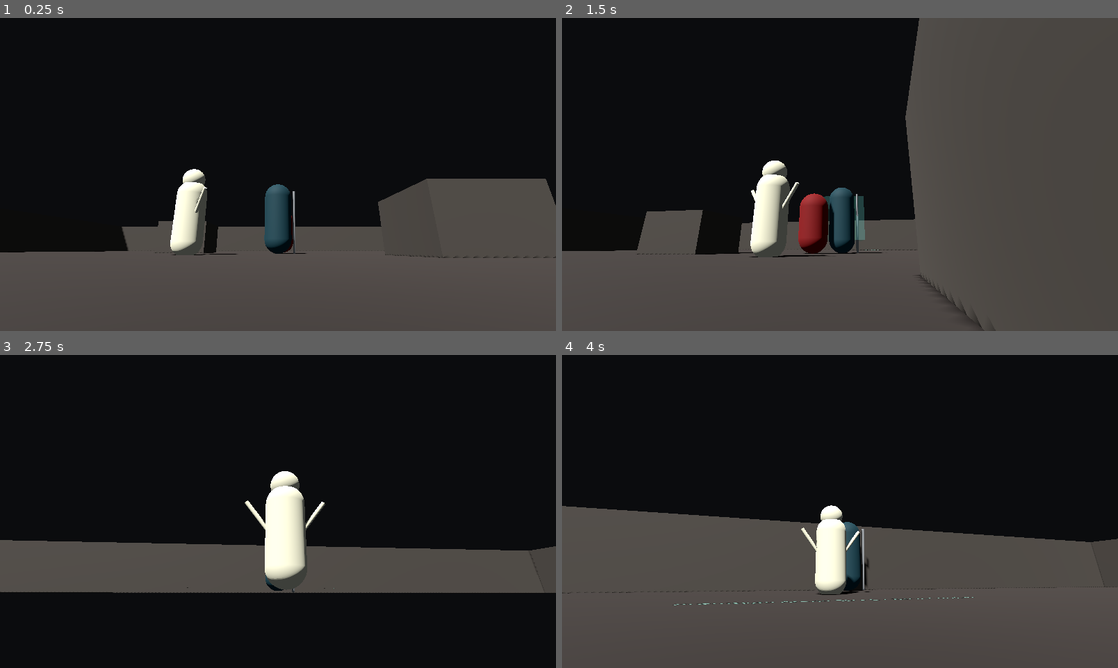
Above: before the commit, frames 1-4 (two rows, left to right).
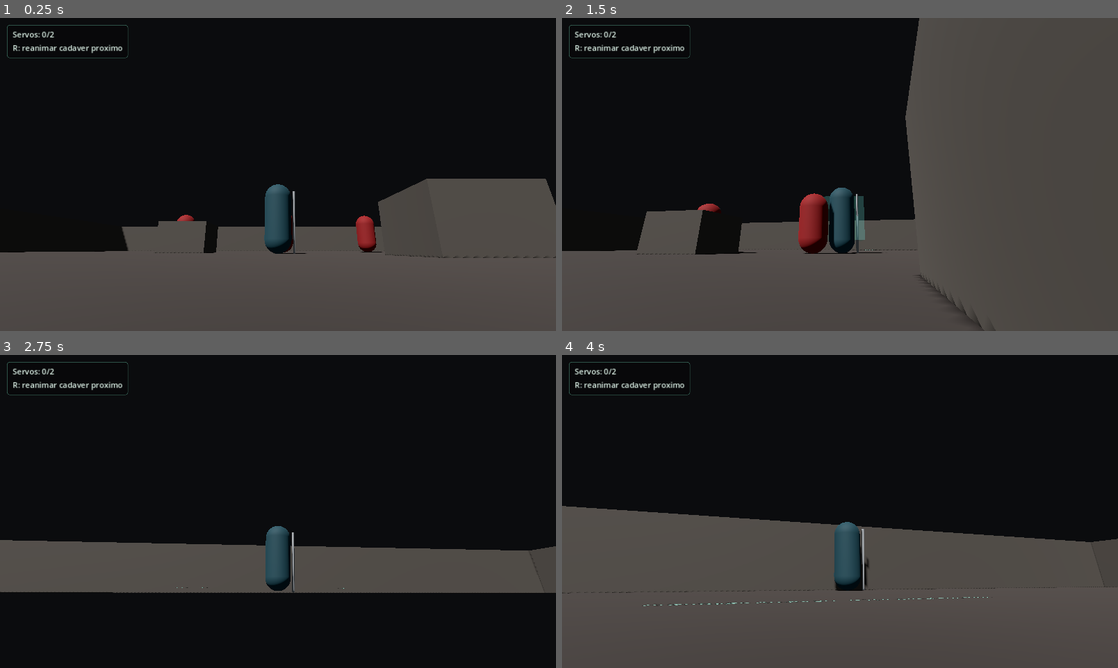
Above: after the commit, the same moments.

Repository: jefbarros/necromante-dos-tres-reinos
Game: Godot game, scene res://scenes/world/PrototypeArena3D.tscn
Same seed, same stepped clock (60 frames per second), same inputs: the game is played once before the commit and once after it. This scene is started directly instead of the project's main scene.
Inputs (mouse positions are in pixels of both pictures, inside the frame that each line leads up to):
- Up to frame 1 (0.25 s): no input
- Up to frame 2 (1.5 s): tap Enter at 0.5 s; move the mouse to (867, 174) at 0.52 s; hold W (move_forward) from 0.53 s (still down); tap R (raise_skeleton, bound only after the commit) at 0.6 s; click (867, 174) at 0.67 s; move the mouse to (812, 174) at 1.27 s; click (812, 174) at 1.35 s
- Up to frame 3 (2.75 s): keep holding W (move_forward); tap R (raise_skeleton, bound only after the commit) at 1.55, 2.3 s; move the mouse to (289, 505) at 2.02 s; tap 1 (basic_attack) at 2.1 s
- Up to frame 4 (4 s): keep holding W (move_forward); move the mouse to (834, 517) at 2.77 s; tap Space (dodge) at 2.85 s; click (834, 517) at 2.92 s; tap R (raise_skeleton, bound only after the commit) at 3.05, 3.8 s; move the mouse to (878, 514) at 3.52 s; hold Shift (sprint) from 3.53 s (still down)

The runs differ from the first frame. In frame 1, 2.0% of the frame differs, in the area x 1-69%, y 2-76%; in frame 2, 2.1%; in frame 3, 2.9%, in the area x 1-62%, y 2-75%; in frame 4, 2.1%.

Commit message:
feat(godot): add first real skeleton summon

Diff:
--- a/godot/project.godot
+++ b/godot/project.godot
@@ -62,6 +62,10 @@
 "deadzone": 0.5,
 "events": [Object(InputEventKey,"resource_local_to_scene":false,"device":-1,"window_id":0,"alt_pressed":false,"shift_pressed":false,"ctrl_pressed":false,"meta_pressed":false,"pressed":false,"keycode":32,"physical_keycode":0,"key_label":0,"unicode":0,"location":0,"echo":false,"script":null)]
 }
+raise_skeleton={
+"deadzone": 0.5,
+"events": [Object(InputEventKey,"resource_local_to_scene":false,"device":-1,"window_id":0,"alt_pressed":false,"shift_pressed":false,"ctrl_pressed":false,"meta_pressed":false,"pressed":false,"keycode":82,"physical_keycode":0,"key_label":0,"unicode":0,"location":0,"echo":false,"script":null)]
+}
 
 [rendering]
 
--- /dev/null
+++ b/godot/scenes/necromancy/Corpse3D.tscn
@@ -0,0 +1,38 @@
+[gd_scene load_steps=6 format=3]
+
+[ext_resource type="Script" path="res://scripts/necromancy/Corpse3D.gd" id="1_corpse"]
+
+[sub_resource type="BoxMesh" id="BoxMesh_corpse"]
+size = Vector3(1.05, 0.22, 0.7)
+
+[sub_resource type="StandardMaterial3D" id="StandardMaterial3D_corpse"]
+albedo_color = Color(0.09, 0.085, 0.08, 1)
+roughness = 0.95
+
+[sub_resource type="SphereShape3D" id="SphereShape3D_raise_area"]
+radius = 2.0
+
+[sub_resource type="BoxShape3D" id="BoxShape3D_corpse"]
+size = Vector3(1.05, 0.22, 0.7)
+
+[node name="Corpse3D" type="Node3D" groups=["corpse"]]
+script = ExtResource("1_corpse")
+
+[node name="Body" type="MeshInstance3D" parent="."]
+position = Vector3(0, 0.11, 0)
+rotation = Vector3(0.0, 0.35, 0.0)
+mesh = SubResource("BoxMesh_corpse")
+surface_material_override/0 = SubResource("StandardMaterial3D_corpse")
+
+[node name="RaiseArea3D" type="Area3D" parent="."]
+collision_layer = 16
+collision_mask = 1
+monitoring = true
+monitorable = false
+
+[node name="CollisionShape3D" type="CollisionShape3D" parent="RaiseArea3D"]
+shape = SubResource("SphereShape3D_raise_area")
+
+[node name="BodyCollisionShape3D" type="CollisionShape3D" parent="."]
+position = Vector3(0, 0.11, 0)
+shape = SubResource("BoxShape3D_corpse")
--- a/godot/scenes/player/Player3D.tscn
+++ b/godot/scenes/player/Player3D.tscn
@@ -1,8 +1,9 @@
-[gd_scene load_steps=10 format=3]
+[gd_scene load_steps=11 format=3]
 
 [ext_resource type="Script" path="res://scripts/player/PlayerController3D.gd" id="1_controller"]
 [ext_resource type="Material" path="res://assets/materials/player_placeholder.tres" id="2_material"]
 [ext_resource type="Script" path="res://scripts/combat/Hitbox3D.gd" id="3_hitbox"]
+[ext_resource type="Script" path="res://scripts/necromancy/RaiseSkeletonSkill.gd" id="4_raise_skill"]
 
 [sub_resource type="CapsuleShape3D" id="CapsuleShape3D_player"]
 radius = 0.35
@@ -71,3 +72,6 @@
 [node name="AttackPreview" type="MeshInstance3D" parent="BasicAttackHitbox"]
 mesh = SubResource("BoxMesh_attack")
 surface_material_override/0 = SubResource("StandardMaterial3D_attack")
+
+[node name="RaiseSkeletonSkill" type="Node" parent="."]
+script = ExtResource("4_raise_skill")
--- a/godot/scenes/summons/SkeletonServant3D.tscn
+++ b/godot/scenes/summons/SkeletonServant3D.tscn
@@ -1,7 +1,8 @@
-[gd_scene load_steps=7 format=3]
+[gd_scene load_steps=8 format=3]
 
 [ext_resource type="Script" path="res://scripts/summons/SkeletonServant3D.gd" id="1_servant"]
 [ext_resource type="Material" path="res://assets/materials/skeleton_servant.tres" id="2_material"]
+[ext_resource type="Script" path="res://scripts/combat/HealthComponent.gd" id="3_health"]
 
 [sub_resource type="CapsuleShape3D" id="CapsuleShape3D_servant"]
 radius = 0.3
@@ -50,3 +51,7 @@
 rotation = Vector3(0, 0, -0.65)
 mesh = SubResource("CylinderMesh_bone")
 surface_material_override/0 = ExtResource("2_material")
+
+[node name="HealthComponent" type="Node" parent="."]
+script = ExtResource("3_health")
+max_health = 35.0
--- /dev/null
+++ b/godot/scenes/ui/PrototypeHUD.tscn
@@ -0,0 +1,46 @@
+[gd_scene load_steps=4 format=3]
+
+[ext_resource type="Script" path="res://scripts/ui/PrototypeHUD.gd" id="1_hud"]
+
+[sub_resource type="StyleBoxFlat" id="StyleBoxFlat_panel"]
+bg_color = Color(0.025, 0.027, 0.034, 0.72)
+border_width_left = 1
+border_width_top = 1
+border_width_right = 1
+border_width_bottom = 1
+border_color = Color(0.3, 0.56, 0.48, 0.8)
+corner_radius_top_left = 6
+corner_radius_top_right = 6
+corner_radius_bottom_right = 6
+corner_radius_bottom_left = 6
+
+[sub_resource type="LabelSettings" id="LabelSettings_small"]
+font_size = 18
+font_color = Color(0.86, 0.94, 0.9, 1)
+
+[node name="PrototypeHUD" type="CanvasLayer"]
+script = ExtResource("1_hud")
+
+[node name="Panel" type="PanelContainer" parent="."]
+offset_left = 16.0
+offset_top = 16.0
+offset_right = 292.0
+offset_bottom = 86.0
+theme_override_styles/panel = SubResource("StyleBoxFlat_panel")
+
+[node name="MarginContainer" type="MarginContainer" parent="Panel"]
+theme_override_constants/margin_left = 12
+theme_override_constants/margin_top = 8
+theme_override_constants/margin_right = 12
+theme_override_constants/margin_bottom = 8
+
+[node name="VBoxContainer" type="VBoxContainer" parent="Panel/MarginContainer"]
+theme_override_constants/separation = 4
+
+[node name="SummonLabel" type="Label" parent="Panel/MarginContainer/VBoxContainer"]
+label_settings = SubResource("LabelSettings_small")
+text = "Servos: 0/2"
+
+[node name="HintLabel" type="Label" parent="Panel/MarginContainer/VBoxContainer"]
+label_settings = SubResource("LabelSettings_small")
+text = "R: reanimar cadaver proximo"
--- a/godot/scenes/world/PrototypeArena3D.tscn
+++ b/godot/scenes/world/PrototypeArena3D.tscn
@@ -3,7 +3,7 @@
 [ext_resource type="PackedScene" path="res://scenes/player/Player3D.tscn" id="1_player"]
 [ext_resource type="PackedScene" path="res://scenes/camera/ThirdPersonCameraRig.tscn" id="2_camera"]
 [ext_resource type="PackedScene" path="res://scenes/enemies/EnemyDummy3D.tscn" id="3_enemy"]
-[ext_resource type="PackedScene" path="res://scenes/summons/SkeletonServant3D.tscn" id="4_servant"]
+[ext_resource type="PackedScene" path="res://scenes/ui/PrototypeHUD.tscn" id="4_hud"]
 [ext_resource type="Material" path="res://assets/materials/arena_floor.tres" id="5_floor_material"]
 
 [sub_resource type="Environment" id="Environment_arena"]
@@ -55,8 +55,7 @@
 position = Vector3(0, 0.04, -8.2)
 rotation = Vector3(-1.5708, 0, 0)
 modulate = Color(0.58, 0.78, 0.72, 1)
-text = "Prototype Arena 3D - G2 Foundation"
-text = "Prototype Arena 3D - G2 Basic Combat"
+text = "Prototype Arena 3D - G3 First Real Summon"
 font_size = 36
 outline_size = 4
 
@@ -155,6 +154,10 @@
 [node name="EnemyDummy3D" parent="." instance=ExtResource("3_enemy")]
 position = Vector3(0, 0, -2.8)
 
-[node name="SkeletonServant3D" parent="." instance=ExtResource("4_servant")]
-position = Vector3(-2.2, 0, 1.8)
-owner_path = NodePath("../Player3D")
+[node name="EnemyDummy3D2" parent="." instance=ExtResource("3_enemy")]
+position = Vector3(3.7, 0, -4.4)
+
+[node name="EnemyDummy3D3" parent="." instance=ExtResource("3_enemy")]
+position = Vector3(-4.2, 0, -4.1)
+
+[node name="PrototypeHUD" parent="." instance=ExtResource("4_hud")]
--- a/godot/scripts/enemies/EnemyDummy3D.gd
+++ b/godot/scripts/enemies/EnemyDummy3D.gd
@@ -4,10 +4,12 @@
 @export var patrol_radius: float = 0.75
 @export var patrol_speed: float = 0.75
 @export var gravity: float = 24.0
+@export var corpse_scene: PackedScene = preload("res://scenes/necromancy/Corpse3D.tscn")
 
 var _spawn_position: Vector3
 var _time: float = 0.0
 var _dead: bool = false
+var _corpse_spawned: bool = false
 var _alive_material: Material
 
 @onready var _health_component: Node = $HealthComponent
@@ -54,6 +56,10 @@
 		_health_component.call("take_damage", amount)
 
 
+func is_dead() -> bool:
+	return _dead
+
+
 func _on_damaged(amount: float, source: Node) -> void:
 	print("EnemyDummy3D received %.1f damage. Health: %.1f/%.1f" % [
 		amount,
@@ -68,7 +74,11 @@
 
 
 func _die() -> void:
+	if _dead:
+		return
+
 	_dead = true
+	remove_from_group("enemy")
 	set_physics_process(false)
 	velocity = Vector3.ZERO
 	collision_layer = 0
@@ -82,8 +92,26 @@
 	corpse_material.roughness = 0.95
 	_body.set_surface_override_material(0, corpse_material)
 
-	# TODO G3: permitir que cadaver seja usado para primeira invocacao real.
 	print("EnemyDummy died")
+	_spawn_corpse()
+	hide()
+
+
+func _spawn_corpse() -> void:
+	if _corpse_spawned or corpse_scene == null:
+		return
+
+	_corpse_spawned = true
+	var corpse := corpse_scene.instantiate() as Node3D
+	if corpse == null:
+		return
+
+	var spawn_parent := get_parent()
+	if spawn_parent == null:
+		spawn_parent = get_tree().current_scene
+	spawn_parent.add_child(corpse)
+	corpse.global_position = global_position
+	print("Corpse spawned")
 
 
 func _flash_damage() -> void:
--- /dev/null
+++ b/godot/scripts/necromancy/Corpse3D.gd
@@ -0,0 +1,37 @@
+extends Node3D
+class_name Corpse3D
+
+@export var summon_scene: PackedScene = preload("res://scenes/summons/SkeletonServant3D.tscn")
+@export var usable: bool = true
+@export var corpse_lifetime: float = 60.0
+
+var _consumed: bool = false
+
+
+func _ready() -> void:
+	add_to_group("corpse")
+	if corpse_lifetime > 0.0:
+		get_tree().create_timer(corpse_lifetime).timeout.connect(_on_lifetime_expired)
+
+
+func can_raise() -> bool:
+	return usable and not _consumed
+
+
+func consume() -> void:
+	if _consumed:
+		return
+
+	_consumed = true
+	usable = false
+	remove_from_group("corpse")
+	queue_free()
+
+
+func get_raise_position() -> Vector3:
+	return global_position
+
+
+func _on_lifetime_expired() -> void:
+	if not _consumed:
+		queue_free()
--- /dev/null
+++ b/godot/scripts/necromancy/RaiseSkeletonSkill.gd
@@ -0,0 +1,87 @@
+extends Node
+class_name RaiseSkeletonSkill
+
+const RESULT_RAISED := "raised"
+const RESULT_NO_CORPSE := "no_corpse"
+const RESULT_LIMIT_REACHED := "limit_reached"
+const RESULT_MISSING_SCENE := "missing_scene"
+
+@export var summon_scene: PackedScene = preload("res://scenes/summons/SkeletonServant3D.tscn")
+@export var raise_radius: float = 4.0
+@export var max_active_summons: int = 2
+@export var summon_spawn_offset: Vector3 = Vector3(0.9, 0.0, 0.45)
+
+var active_summons: Array[Node3D] = []
+
+
+func try_raise_skeleton() -> String:
+	cleanup_invalid_summons()
+	if active_summons.size() >= max_active_summons:
+		return RESULT_LIMIT_REACHED
+
+	var corpse := find_nearest_corpse()
+	if corpse == null:
+		return RESULT_NO_CORPSE
+
+	var scene_to_spawn := summon_scene
+	if corpse.get("summon_scene") is PackedScene:
+		scene_to_spawn = corpse.get("summon_scene")
+	if scene_to_spawn == null:
+		return RESULT_MISSING_SCENE
+
+	var summon := scene_to_spawn.instantiate() as Node3D
+	if summon == null:
+		return RESULT_MISSING_SCENE
+
+	var player := get_parent() as Node3D
+	var spawn_parent := player.get_parent() if player != null and player.get_parent() != null else get_tree().current_scene
+	if spawn_parent == null:
+		spawn_parent = get_tree().root
+
+	spawn_parent.add_child(summon)
+	var raise_position := corpse.global_position
+	if corpse.has_method("get_raise_position"):
+		raise_position = corpse.call("get_raise_position")
+	summon.global_position = raise_position + summon_spawn_offset
+	if player != null:
+		summon.set("owner_node", player)
+		summon.set("owner_path", summon.get_path_to(player))
+
+	active_summons.append(summon)
+	if corpse.has_method("consume"):
+		corpse.call("consume")
+	return RESULT_RAISED
+
+
+func find_nearest_corpse() -> Node3D:
+	var player := get_parent() as Node3D
+	if player == null:
+		return null
+
+	var nearest: Node3D = null
+	var nearest_distance := raise_radius
+	for corpse in get_tree().get_nodes_in_group("corpse"):
+		var corpse_node := corpse as Node3D
+		if corpse_node == null or not is_instance_valid(corpse_node):
+			continue
+		if corpse_node.has_method("can_raise") and not corpse_node.can_raise():
+			continue
+
+		var distance := player.global_position.distance_to(corpse_node.global_position)
+		if distance <= nearest_distance:
+			nearest = corpse_node
+			nearest_distance = distance
+
+	return nearest
+
+
+func get_active_summons() -> int:
+	cleanup_invalid_summons()
+	return active_summons.size()
+
+
+func cleanup_invalid_summons() -> void:
+	for index in range(active_summons.size() - 1, -1, -1):
+		var summon := active_summons[index]
+		if summon == null or not is_instance_valid(summon) or not summon.is_inside_tree():
+			active_summons.remove_at(index)
--- a/godot/scripts/player/PlayerController3D.gd
+++ b/godot/scripts/player/PlayerController3D.gd
@@ -22,6 +22,7 @@
 var _attack_cooldown_timer: float = 0.0
 
 @onready var _attack_hitbox: Node3D = get_node_or_null("BasicAttackHitbox") as Node3D
+@onready var _raise_skeleton_skill: Node = get_node_or_null("RaiseSkeletonSkill")
 
 
 func _ready() -> void:
@@ -69,6 +70,9 @@
 
 	if Input.is_action_just_pressed("attack_primary"):
 		_start_basic_attack()
+
+	if Input.is_action_just_pressed("raise_skeleton"):
+		_try_raise_skeleton()
 
 	if _dodge_timer > 0.0:
 		_dodge_timer -= delta
@@ -118,6 +122,21 @@
 		_attack_hitbox.call("set_active", false)
 
 
+func _try_raise_skeleton() -> void:
+	if _raise_skeleton_skill == null or not _raise_skeleton_skill.has_method("try_raise_skeleton"):
+		print("No corpse nearby")
+		return
+
+	var result := String(_raise_skeleton_skill.call("try_raise_skeleton"))
+	match result:
+		"raised":
+			print("Skeleton raised")
+		"limit_reached":
+			print("Summon limit reached")
+		_:
+			print("No corpse nearby")
+
+
 func _get_camera_relative_direction(input_vector: Vector2) -> Vector3:
 	if input_vector == Vector2.ZERO:
 		return Vector3.ZERO
@@ -145,6 +164,7 @@
 	_add_key_action("move_right", KEY_D)
 	_add_key_action("sprint", KEY_SHIFT)
 	_add_key_action("dodge", KEY_SPACE)
+	_add_key_action("raise_skeleton", KEY_R)
 	_add_mouse_button_action("attack_primary", MOUSE_BUTTON_LEFT)
 
 
--- a/godot/scripts/summons/SkeletonServant3D.gd
+++ b/godot/scripts/summons/SkeletonServant3D.gd
@@ -1,20 +1,47 @@
 extends CharacterBody3D
+
+enum State {
+	FOLLOW_OWNER,
+	CHASE_TARGET,
+	ATTACK_TARGET,
+	DEAD,
+}
 
 @export var follow_distance: float = 2.2
 @export var move_speed: float = 4.2
 @export var acceleration: float = 12.0
 @export var gravity: float = 24.0
+@export var aggro_range: float = 6.0
+@export var attack_range: float = 1.35
+@export var attack_damage: float = 10.0
+@export var attack_cooldown: float = 0.9
+@export var max_health: float = 35.0
 @export var owner_path: NodePath
 
 var owner_node: Node3D
+var state: int = State.FOLLOW_OWNER
+var _target: Node3D
+var _attack_cooldown_timer: float = 0.0
+
+@onready var _health_component: Node = $HealthComponent
+@onready var _collision_shape: CollisionShape3D = $CollisionShape3D
 
 
 func _ready() -> void:
 	add_to_group("summon")
 	_resolve_owner()
+	_health_component.set("max_health", max_health)
+	_health_component.set("current_health", max_health)
+	if _health_component.has_signal("died"):
+		_health_component.connect("died", Callable(self, "_on_died"))
 
 
 func _physics_process(delta: float) -> void:
+	if state == State.DEAD:
+		return
+
+	_attack_cooldown_timer = maxf(_attack_cooldown_timer - delta, 0.0)
+
 	if owner_node == null or not is_instance_valid(owner_node):
 		_resolve_owner()
 		if owner_node == null:
@@ -25,6 +52,22 @@
 	else:
 		velocity.y = minf(velocity.y, 0.0)
 
+	_update_target()
+
+	if _target != null:
+		var target_distance := _flat_distance_to(_target.global_position)
+		if target_distance <= attack_range:
+			state = State.ATTACK_TARGET
+			_attack_target()
+			_apply_horizontal_velocity(Vector3.ZERO, delta)
+		else:
+			state = State.CHASE_TARGET
+			_move_toward_position(_target.global_position, delta)
+
+		move_and_slide()
+		return
+
+	state = State.FOLLOW_OWNER
 	var to_owner := owner_node.global_position - global_position
 	to_owner.y = 0.0
 	var distance := to_owner.length()
@@ -40,6 +83,14 @@
 	move_and_slide()
 
 
+func receive_damage(amount: float) -> void:
+	if state == State.DEAD:
+		return
+
+	if _health_component.has_method("take_damage"):
+		_health_component.call("take_damage", amount, self)
+
+
 func _resolve_owner() -> void:
 	if owner_path != NodePath():
 		owner_node = get_node_or_null(owner_path) as Node3D
@@ -47,3 +98,85 @@
 			return
 
 	owner_node = get_tree().get_first_node_in_group("player") as Node3D
+
+
+func _update_target() -> void:
+	if _is_valid_enemy(_target) and _flat_distance_to(_target.global_position) <= aggro_range:
+		return
+
+	_target = _find_nearest_enemy()
+
+
+func _find_nearest_enemy() -> Node3D:
+	var nearest: Node3D = null
+	var nearest_distance := aggro_range
+	for enemy in get_tree().get_nodes_in_group("enemy"):
+		var enemy_node := enemy as Node3D
+		if not _is_valid_enemy(enemy_node):
+			continue
+
+		var distance := _flat_distance_to(enemy_node.global_position)
+		if distance <= nearest_distance:
+			nearest = enemy_node
+			nearest_distance = distance
+
+	return nearest
+
+
+func _is_valid_enemy(enemy: Node3D) -> bool:
+	if enemy == null or not is_instance_valid(enemy) or not enemy.is_inside_tree():
+		return false
+	if enemy.has_method("is_dead") and enemy.call("is_dead"):
+		return false
+	return true
+
+
+func _move_toward_position(target_position: Vector3, delta: float) -> void:
+	var to_target := target_position - global_position
+	to_target.y = 0.0
+	if to_target.length_squared() <= 0.001:
+		_apply_horizontal_velocity(Vector3.ZERO, delta)
+		return
+
+	var direction := to_target.normalized()
+	rotation.y = lerp_angle(rotation.y, atan2(-direction.x, -direction.z), 10.0 * delta)
+	_apply_horizontal_velocity(direction * move_speed, delta)
+
+
+func _apply_horizontal_velocity(target_velocity: Vector3, delta: float) -> void:
+	velocity.x = move_toward(velocity.x, target_velocity.x, acceleration * delta)
+	velocity.z = move_toward(velocity.z, target_velocity.z, acceleration * delta)
+
+
+func _attack_target() -> void:
+	if _target == null or _attack_cooldown_timer > 0.0:
+		return
+
+	_attack_cooldown_timer = attack_cooldown
+	if _target.has_method("receive_damage"):
+		_target.call("receive_damage", attack_damage)
+	else:
+		var health_component := _target.get_node_or_null("HealthComponent")
+		if health_component != null and health_component.has_method("take_damage"):
+			health_component.call("take_damage", attack_damage, self)
+
+	print("Skeleton attacked EnemyDummy for %.1f damage" % attack_damage)
+
+
+func _flat_distance_to(target_position: Vector3) -> float:
+	var offset := target_position - global_position
+	offset.y = 0.0
+	return offset.length()
+
+
+func _on_died(source: Node) -> void:
+	state = State.DEAD
+	remove_from_group("summon")
+	set_physics_process(false)
+	velocity = Vector3.ZERO
+	collision_layer = 0
+	collision_mask = 0
+	if _collision_shape != null:
+		_collision_shape.set_deferred("disabled", true)
+	print("SkeletonServant died")
+	queue_free()
--- /dev/null
+++ b/godot/scripts/summons/SummonBrain3D.gd
@@ -0,0 +1,4 @@
+extends Node
+class_name SummonBrain3D
+
+# Reserved for G4+ command modes and tactical behavior.
--- /dev/null
+++ b/godot/scripts/ui/PrototypeHUD.gd
@@ -0,0 +1,27 @@
+extends CanvasLayer
+class_name PrototypeHUD
+
+@export var max_summons: int = 2
+
+@onready var _summon_label: Label = $Panel/MarginContainer/VBoxContainer/SummonLabel
+@onready var _hint_label: Label = $Panel/MarginContainer/VBoxContainer/HintLabel
+
+
+func _ready() -> void:
+	_hint_label.text = "R: reanimar cadaver proximo"
+	_update_labels()
+
+
+func _process(_delta: float) -> void:
+	_update_labels()
+
+
+func _update_labels() -> void:
+	var player := get_tree().get_first_node_in_group("player")
+	var limit := max_summons
+	if player != null:
+		var skill := player.get_node_or_null("RaiseSkeletonSkill")
+		if skill != null:
+			limit = int(skill.get("max_active_summons"))
+
+	_summon_label.text = "Servos: %d/%d" % [get_tree().get_nodes_in_group("summon").size(), limit]
Not shown, changed: PROJECT_STATUS.md
